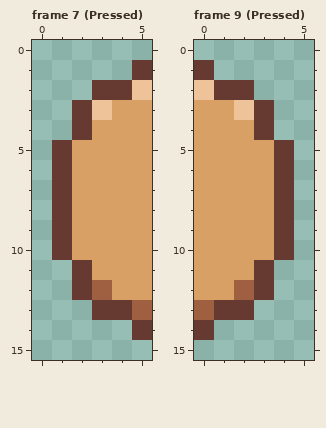
A pixel-art file gets an edit: assets/images/ui/button/button.aseprite. The picture above is the old version.
6x16 pixels, 12 frames. Shown: frame 7 (Pressed), frame 9 (Pressed). The commit also changed other frames, which this record leaves out.
Now the later version:
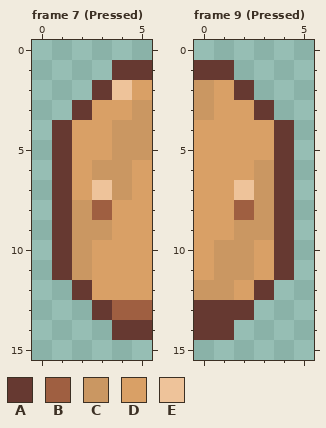
Palette (. is transparent): A #663931  B #9f5f41  C #ca9762  D #d9a066  E #eec39a
From old to new:
{"where": "frame 7 (Pressed)"}
{"frame":7,"y":1,"x":4,"old":".","new":"A"}
{"frame":7,"y":2,"x":4,"old":"AE","new":"ED"}
{"frame":7,"y":3,"x":3,"old":"E","new":"D"}
{"frame":7,"y":3,"x":5,"old":"D","new":"C"}
{"frame":7,"y":4,"x":1,"old":".A","new":"AD"}
{"frame":7,"y":4,"x":4,"old":"DD","new":"CC"}
{"frame":7,"y":5,"x":4,"old":"DD","new":"CC"}
{"frame":7,"y":6,"x":3,"old":"DD","new":"CC"}
{"frame":7,"y":7,"x":3,"old":"DD","new":"EC"}
{"frame":7,"y":8,"x":2,"old":"DD","new":"CB"}
{"frame":7,"y":9,"x":2,"old":"DD","new":"CC"}
{"frame":7,"y":10,"x":2,"old":"D","new":"C"}
{"frame":7,"y":11,"x":1,"old":".A","new":"AC"}
{"frame":7,"y":12,"x":3,"old":"B","new":"D"}
{"frame":7,"y":13,"x":4,"old":"A","new":"B"}
{"frame":7,"y":14,"x":4,"old":".","new":"A"}
{"where": "frame 9 (Pressed)"}
{"frame":9,"y":1,"x":1,"old":".","new":"A"}
{"frame":9,"y":2,"x":0,"old":"EA","new":"CD"}
{"frame":9,"y":3,"x":0,"old":"D","new":"C"}
{"frame":9,"y":3,"x":2,"old":"E","new":"D"}
{"frame":9,"y":4,"x":3,"old":"A.","new":"DA"}
{"frame":9,"y":6,"x":3,"old":"D","new":"C"}
{"frame":9,"y":7,"x":2,"old":"DD","new":"EC"}
{"frame":9,"y":8,"x":2,"old":"DD","new":"BC"}
{"frame":9,"y":9,"x":2,"old":"DD","new":"CC"}
{"frame":9,"y":10,"x":1,"old":"DD","new":"CC"}
{"frame":9,"y":11,"x":1,"old":"DDA.","new":"CCDA"}
{"frame":9,"y":12,"x":0,"old":"DDB","new":"CCD"}
{"frame":9,"y":13,"x":0,"old":"B","new":"A"}
{"frame":9,"y":14,"x":1,"old":".","new":"A"}
